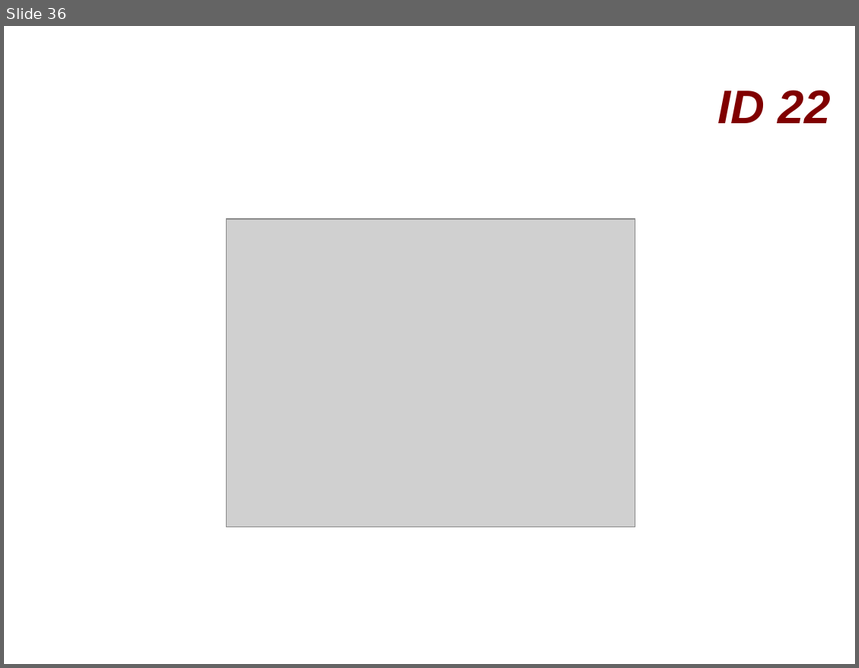
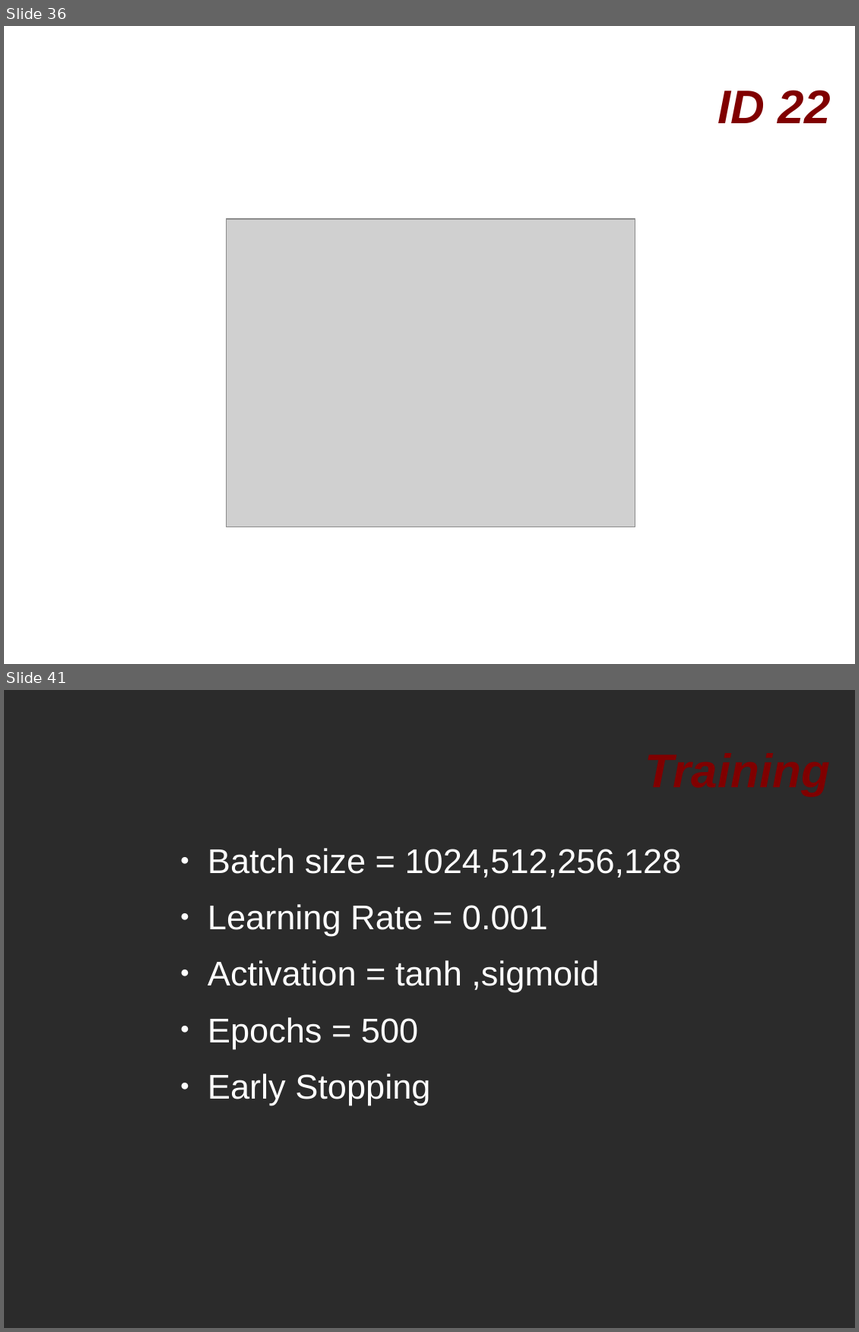
Before and after one commit to Odin84064/software, a slide deck: Presentation/Presentation_Bashir(February).odp. Shown one above the other, each under a label of ours: slide 36 before the commit, slides 36 and 41 after it; the slides between them are not shown. The pictures are 859x668 and 859x1332 pixels, drawn with LibreOffice and Linux fonts; fonts in the diff are those of the drawing; grey boxes stand for pictures; background and template pictures are left out; a plain dark background stands for a picture behind light text. Boxes give left, top, right and bottom in pixels: in the first picture for what was removed or moved away, otherwise in the second. Text is boxed around its words. In the diff, an @@ line names an element or a change of style, - is before the commit and + after.

Commit message:
training for event wise Rivet data

```diff
--- a/Presentation/Presentation_Bashir(February).odp
+++ b/Presentation/Presentation_Bashir(February).odp
@@ slide 41 added at box(4, 690, 855, 1328), background picture (left out) @@
@@ title added at box(312, 716, 831, 822), 44 pt, text #800000, bold, italic @@
+Training
@@ text added at box(208, 848, 682, 1105), 32 pt, text #FFFFFF @@
+● Batch size = 1024,512,256,128
+● Learning Rate = 0.001
+● Activation = tanh ,sigmoid
+● Epochs = 500
+● Early Stopping
```
Also in this commit, not shown: 1 slide changed, 11 other slides added, 3 other files.
